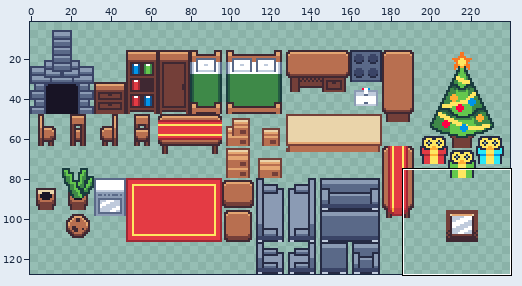
A pixel-art file gets an edit: Assets/assets.aseprite. The picture above shows the old version from afar; the outline marks the close-up.
Close-up. Before:
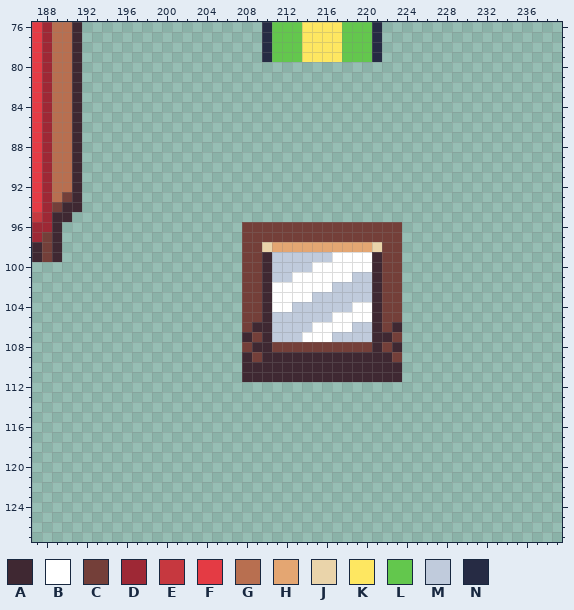
240x128 pixels, 1 frame. Shown: x 187..239, y 76..127. The wide view leaves out empty margins.
Palette (. is transparent): A #3f2832  B #ffffff  C #743f39  D #9e2835  E #c6383f  F #e43b44  G #b86f50  H #e4a672  J #ead4aa  K #fee761  L #63c74d  M #c0cbdc  N #262b44
Pixels before (only the part around the change), first column x 187:
 76 FDGGA..................NLLLKKKKLLLN..................
 77 FDGGA..................NLLLKKKKLLLN..................
 78 FDGGA..................NLLLKKKKLLLN..................
 79 FDGGA..................NLLLKKKKLLLN..................
 80 FDGGA................................................
 81 FDGGA................................................
 82 FDGGA................................................
 83 FDGGA................................................
 84 FDGGA................................................
 85 FDGGA................................................
 86 FDGGA................................................
 87 FDGGA................................................
 88 FDGGA................................................
 89 FDGGA................................................
 90 FDGGA................................................
 91 FDGGA................................................
 92 FDGGA................................................
 93 FDGCA................................................
 94 FDCAA................................................
 95 EDAA.................................................
 96 DDA..................CCCCCCCCCCCCCCCC................
 97 DCA..................CCCCCCCCCCCCCCCC................
 98 ACA..................CCJHHHHHHHHHHJCC................
 99 ACA..................CCAMMMMMMBBBBACC................
100 .....................CCAMMMMBBBBBBACC................
101 .....................CCAMMBBBBBBMMACC................
102 .....................CCABBBBBBMMMMACC................
103 .....................CCABBBBMMMMMMACC................
104 .....................CCABBMMMMMMBBACC................
105 .....................CCAMMMMMMBBBBACC................
106 .....................CAAMMMMBBBBMMACA................
107 .....................ACAMMMBBBMMMMAAC................
108 .....................CAACCCCCCCCCCACA................
109 .....................ACAAAAAAAAAAAAAC................
110 .....................AAAAAAAAAAAAAAAA................
111 .....................AAAAAAAAAAAAAAAA................
112 .....................................................
113 .....................................................
114 .....................................................
115 .....................................................
116 .....................................................
117 .....................................................
118 .....................................................
119 .....................................................
120 .....................................................
121 .....................................................
122 .....................................................
123 .....................................................
124 .....................................................
125 .....................................................
126 .....................................................
127 .....................................................
Once edited:
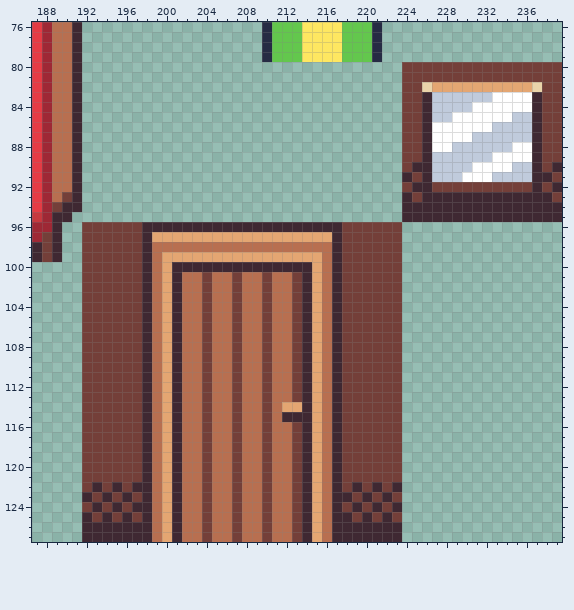
Changes in this commit:
y 80..81: x 224..239 ................ -> CCCCCCCCCCCCCCCC
y 82: x 224..239 ................ -> CCJHHHHHHHHHHJCC
y 83: x 224..239 ................ -> CCAMMMMMMBBBBACC
y 84: x 224..239 ................ -> CCAMMMMBBBBBBACC
y 85: x 224..239 ................ -> CCAMMBBBBBBMMACC
y 86: x 224..239 ................ -> CCABBBBBBMMMMACC
y 87: x 224..239 ................ -> CCABBBBMMMMMMACC
y 88: x 224..239 ................ -> CCABBMMMMMMBBACC
y 89: x 224..239 ................ -> CCAMMMMMMBBBBACC
y 90: x 224..239 ................ -> CAAMMMMBBBBMMACA
y 91: x 224..239 ................ -> ACAMMMBBBMMMMAAC
y 92: x 224..239 ................ -> CAACCCCCCCCCCACA
y 93: x 224..239 ................ -> ACAAAAAAAAAAAAAC
y 94..95: x 224..239 ................ -> AAAAAAAAAAAAAAAA
y 96: x 192..217 ................CCCCCCCCCC -> CCCCCCAAAAAAAAAAAAAAAAAAAA
y 97: x 192..217 ................CCCCCCCCCC -> CCCCCCAHHHHHHHHHHHHHHHHHHA
y 98: x 192..221 ................CCJHHHHHHHHHHJ -> CCCCCCAGGGGGGGGGGGGGGGGGGACCCC
y 99: x 192..221 ................CCAMMMMMMBBBBA -> CCCCCCAGHHHHHHHHHHHHHHHHGACCCC
y 100: x 192..209 ................CC -> CCCCCCAGHAAAAAAAAA; x 211..221 MMMMBBBBBBA -> AAAAHGACCCC
y 101: x 192..221 ................CCAMMBBBBBBMMA -> CCCCCCAGHAGGCGGCGGCGGCAHGACCCC
y 102: x 192..221 ................CCABBBBBBMMMMA -> CCCCCCAGHAGGCGGCGGCGGCAHGACCCC
y 103: x 192..221 ................CCABBBBMMMMMMA -> CCCCCCAGHAGGCGGCGGCGGCAHGACCCC
y 104: x 192..221 ................CCABBMMMMMMBBA -> CCCCCCAGHAGGCGGCGGCGGCAHGACCCC
y 105: x 192..221 ................CCAMMMMMMBBBBA -> CCCCCCAGHAGGCGGCGGCGGCAHGACCCC
y 106: x 192..221 ................CAAMMMMBBBBMMA -> CCCCCCAGHAGGCGGCGGCGGCAHGACCCC; x 223 A -> C
y 107: x 192..222 ................ACAMMMBBBMMMMAA -> CCCCCCAGHAGGCGGCGGCGGCAHGACCCCC
y 108: x 192..212 ................CAACC -> CCCCCCAGHAGGCGGCGGCGG; x 214..217 CCCC -> AHGA; x 221 A -> C; x 223 A -> C
y 109: x 192..213 ................ACAAAA -> CCCCCCAGHAGGCGGCGGCGGC; x 215..216 AA -> HG; x 218..222 AAAAA -> CCCCC
y 110..111: x 192..213 ................AAAAAA -> CCCCCCAGHAGGCGGCGGCGGC; x 215..216 AA -> HG; x 218..223 AAAAAA -> CCCCCC
y 112..113: x 192..223 ................................ -> CCCCCCAGHAGGCGGCGGCGGCAHGACCCCCC
y 114: x 192..223 ................................ -> CCCCCCAGHAGGCGGCGGCGHHAHGACCCCCC
y 115: x 192..223 ................................ -> CCCCCCAGHAGGCGGCGGCGAAAHGACCCCCC
y 116..121: x 192..223 ................................ -> CCCCCCAGHAGGCGGCGGCGGCAHGACCCCCC
y 122: x 192..223 ................................ -> CACACAAGHAGGCGGCGGCGGCAHGACACACA
y 123: x 192..223 ................................ -> ACACACAGHAGGCGGCGGCGGCAHGAACACAC
y 124: x 192..223 ................................ -> CACACAAGHAGGCGGCGGCGGCAHGACACACA
y 125: x 192..223 ................................ -> ACACACAGHAGGCGGCGGCGGCAHGAACACAC
y 126..127: x 192..223 ................................ -> AAAAAAAGHAGGCGGCGGCGGCAHGAAAAAAA
Where, in picture pixels (left, top, right, bottom), the same in both close-ups:
changed: (82, 62, 562, 542)
